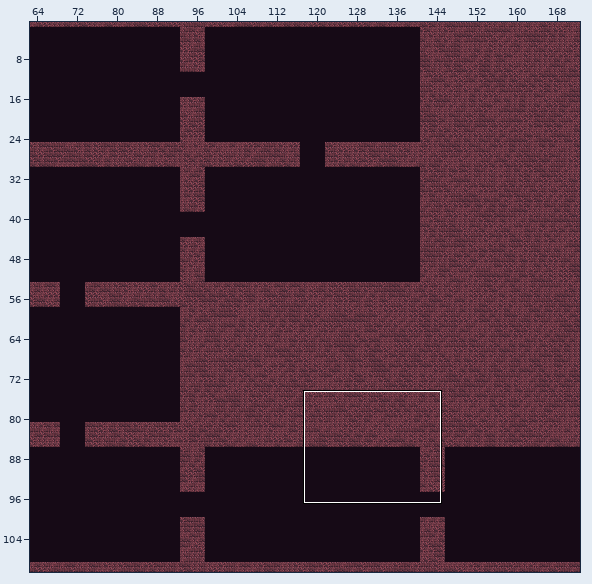
Tiled map -- android/assets/maps/CavernMap1.tmx. Above: a wide view before the commit, with the close-up outlined.
Close-up. Before the edit:
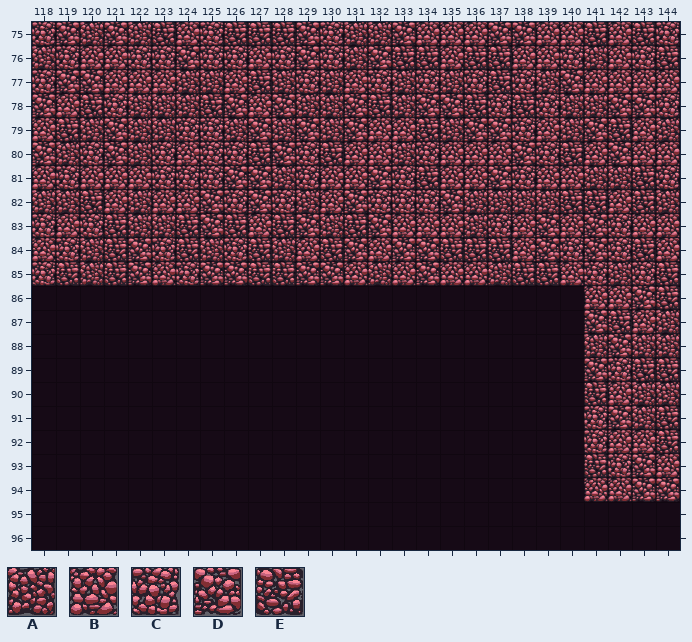
Cells are 64x64 px. Shown: x 118..144, y 75..96. The commit also changed other parts of the map, which this record leaves out.
Key: from "tileMapGutter": A 5, B 6, C 7, D 8, E 9.
_ is an empty cell.
Layers that did not change in this view are not listed.
Layer "terrain" before, first column x 118:
75 CDADAEBCEEEDCAADBBBDDBBEBEC
76 ACBBCCDCCBCDCADEEBEEBBCABCE
77 CDDBBBAABEACABCACACECADBBBB
78 DBECAAAEDBDAADEADDECECAADDC
79 BEADAACCADADADBBEADDCBADEBA
80 DACDACBCCEDCEBBACBBBDCEBDBB
81 BCBBBCCCDDACBBDCEBBDCBBAAEC
82 AAEBABBDCDCABDCCCDAAAAEEBEA
83 CBCEAAEDEBEDAEDBBBACBDBDCBB
84 BCAEDCEACEABEDBDDEEEBDCDCEB
85 CEAEDBCDDEEDDBABDBBAEEBCACE
86 _______________________BBDE
87 _______________________DEBA
88 _______________________ADAA
89 _______________________DCEE
90 _______________________EBAA
91 _______________________CDAE
92 _______________________CBBE
93 _______________________ECDB
94 _______________________BBDD
95 ___________________________
96 ___________________________
Once edited:
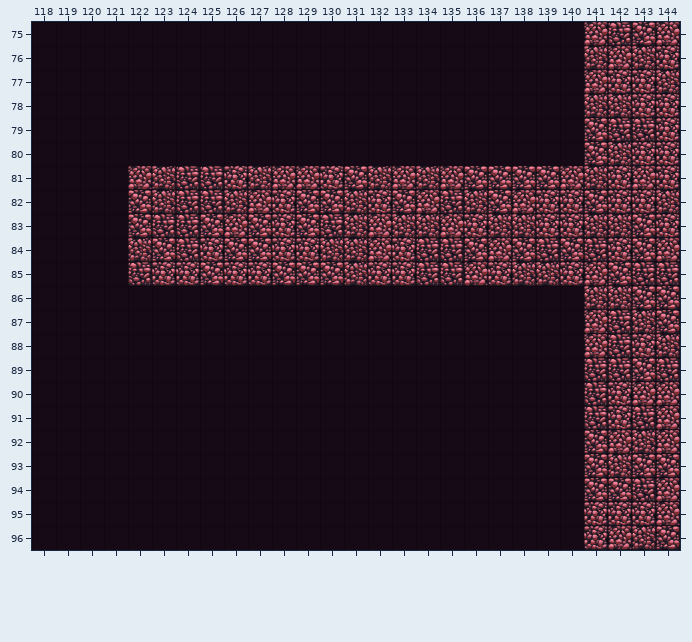
Difference:
Layer "terrain":
y 75: x 118..144 CDADAEBCEEEDCAADBBBDDBBEBEC -> _______________________BEDB
y 76: x 118..140 ACBBCCDCCBCDCADEEBEEBBC -> _______________________; x 143..144 CE -> AC
y 77: x 118..140 CDDBBBAABEACABCACACECAD -> _______________________; x 142..144 BBB -> CCA
y 78: x 118..140 DBECAAAEDBDAADEADDECECA -> _______________________; x 142..143 DD -> AC
y 79: x 118..140 BEADAACCADADADBBEADDCBA -> _______________________; x 143..144 BA -> EC
y 80: x 118..144 DACDACBCCEDCEBBACBBBDCEBDBB -> _______________________DACC
y 81: x 118..121 BCBB -> ____; x 123..134 CCCDDACBBDCE -> AEECABBCDABA; x 136 B -> D; x 138..139 CB -> DD; x 142..143 AE -> CB
y 82: x 118..127 AAEBABBDCD -> ____DAEEAB; x 129..131 ABD -> DDA; x 133..135 CCD -> DBE; x 137..143 AAAEEBE -> DBCCDCC
y 83: x 118..123 CBCEAA -> ____DE; x 126..128 EBE -> BDC; x 130..134 AEDBB -> EABAA; x 136..144 ACBDBDCBB -> CAACCAADC
y 84: x 118..123 BCAEDC -> ____AD; x 125..131 ACEABED -> CDDCCAA; x 133..134 DD -> CE; x 136..141 EEBDCD -> DBDEDE; x 143 E -> D
y 85: x 118..123 CEAEDB -> ____EC; x 126..128 DEE -> CCD; x 131..135 BABDB -> ACCEE; x 137..143 AEEBCAC -> CAACBDE
y 86: x 141..142 BB -> AA; x 144 E -> D
y 87: x 141 D -> B; x 143..144 BA -> AD
y 88: x 141..143 ADA -> BEC
y 89: x 141..143 DCE -> EED
y 90: x 142..144 BAA -> CBB
y 91: x 141..144 CDAE -> ECEB
y 92: x 141 C -> D; x 143..144 BE -> AB
y 93: x 141..142 EC -> DA; x 144 B -> D
y 94: x 141..144 BBDD -> DDEB
y 95: x 141..144 ____ -> CCCB
y 96: x 141..144 ____ -> CBAD
Where, in picture pixels (left, top, right, bottom), the same in both close-ups:
changed: (32, 22, 680, 550)
